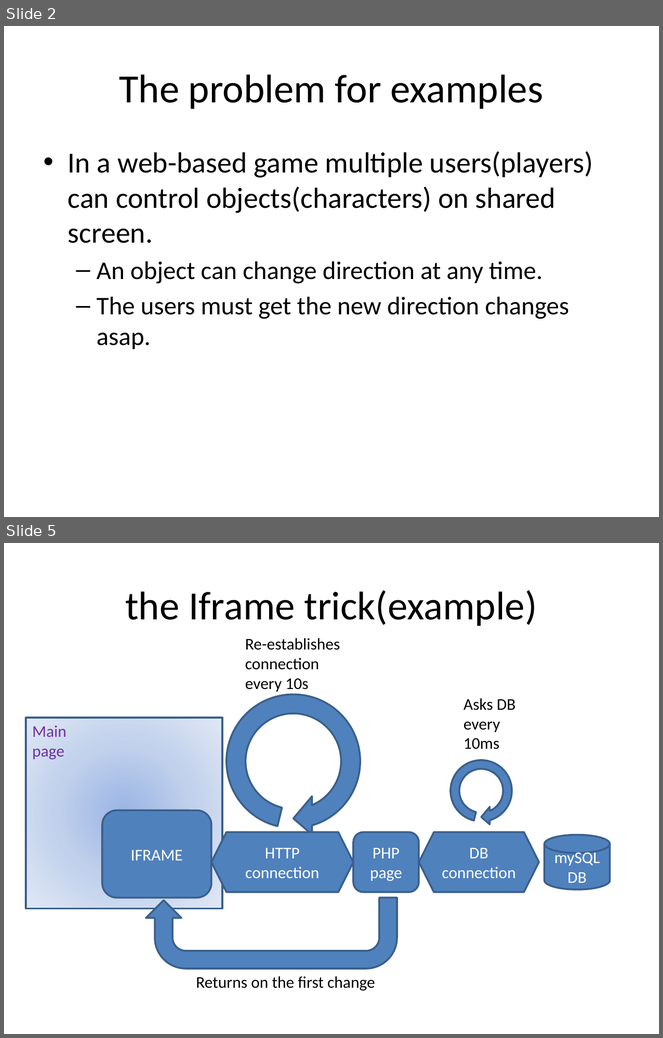
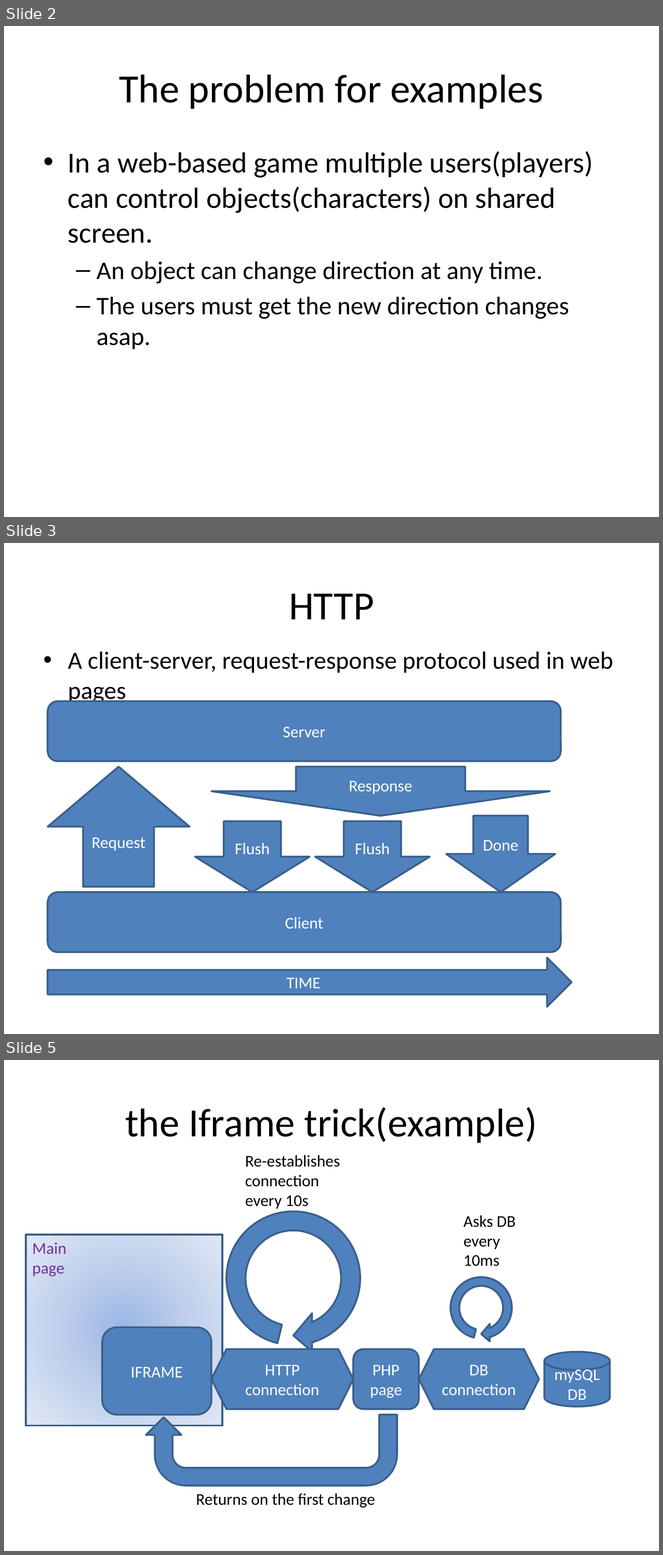
Before and after one commit to valdisxp1/websockets_samples, a slide deck: Atmoshere_and_websockets.pptx. Shown one above the other, each under a label of ours: slides 2 and 5 before the commit, slides 2, 3 and 5 after it; the slides between them are not shown. The pictures are 663x1038 and 663x1555 pixels, drawn with LibreOffice and Linux fonts; fonts in the diff are those of the drawing. Boxes give left, top, right and bottom in pixels: in the first picture for what was removed or moved away, otherwise in the second. Text is boxed around its words. In the diff, an @@ line names an element or a change of style, - is before the commit and + after.

Commit message:
added HTTP graphics

```diff
--- a/Atmoshere_and_websockets.pptx
+++ b/Atmoshere_and_websockets.pptx
@@ slide 3 added at (4, 543, 659, 1034), background #FFFFFF @@
@@ title added at (289, 593, 374, 619), 44 pt, text #000000 @@
+HTTP
@@ text added at (68, 652, 613, 705), 27.2 pt, text #000000 @@
+• A client-server, request-response protocol used in web pages
@@ rounded rectangle added at (48, 702, 561, 762), fill #4F81BD, outline #3A5F8C 2 pt, 18 pt, text #FFFFFF @@
+Server
@@ up arrow added at (48, 767, 190, 887), fill #4F81BD, outline #3A5F8C 2 pt, 18 pt, text #FFFFFF @@
+Request
@@ down arrow added at (211, 767, 551, 816), fill #4F81BD, outline #3A5F8C 2 pt, 18 pt, text #FFFFFF @@
+Response
@@ down arrow added at (195, 822, 310, 892), fill #4F81BD, outline #3A5F8C 2 pt, 18 pt, text #FFFFFF @@
+Flush
@@ down arrow added at (315, 822, 430, 892), fill #4F81BD, outline #3A5F8C 2 pt, 18 pt, text #FFFFFF @@
+Flush
@@ down arrow added at (446, 816, 556, 893), fill #4F81BD, outline #3A5F8C 2 pt, 18 pt, text #FFFFFF @@
+Done
@@ rounded rectangle added at (48, 892, 561, 953), fill #4F81BD, outline #3A5F8C 2 pt, 18 pt, text #FFFFFF @@
+Client
@@ right arrow added at (48, 958, 572, 1007), fill #4F81BD, outline #3A5F8C 2 pt, 18 pt, text #FFFFFF @@
+TIME
```
Also in this commit, not shown: 1 slide changed, 1 slide removed.
